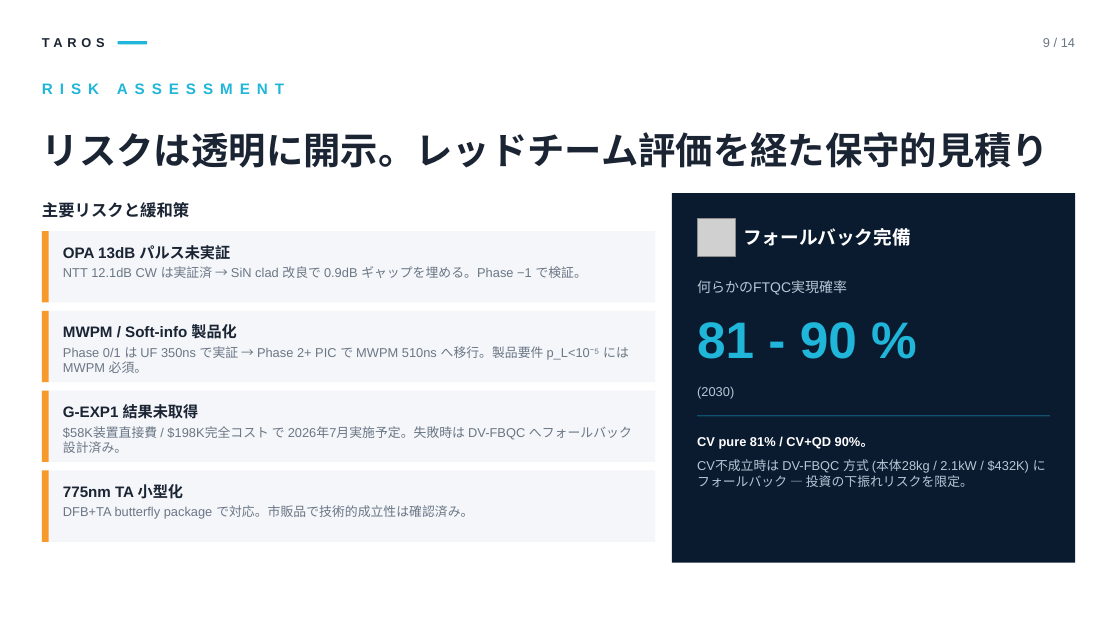
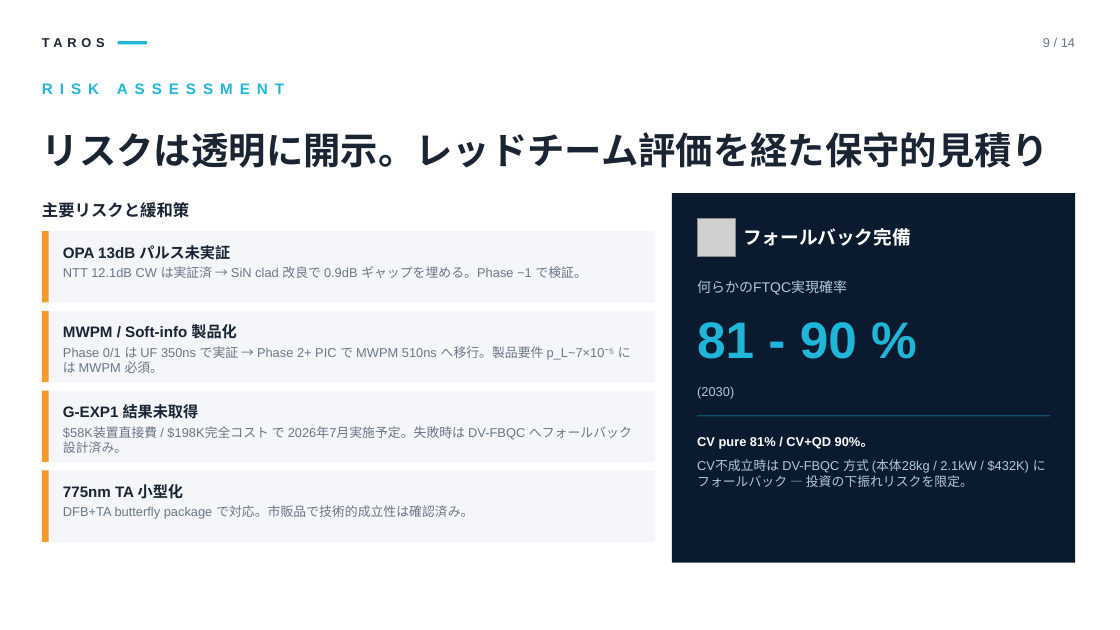
Before and after one commit to TomohiroTani28/Taros, a slide deck: slide 9 of assets/TAROS_Investor_Pitch_Revised.pptx. Drawn at 1120x630 pixels with LibreOffice and Linux fonts; fonts in the diff are those of the drawing; grey boxes stand for pictures. Boxes give left, top, right and bottom in pixels: in the first picture for what was removed or moved away, otherwise in the second. Text is boxed around its words. In the diff, an @@ line names an element or a change of style, - is before the commit and + after.

```diff
--- a/assets/TAROS_Investor_Pitch_Revised.pptx
+++ b/assets/TAROS_Investor_Pitch_Revised.pptx
@@ text at [63,346,631,373]: text changed @@
-Phase 0/1 は UF 350ns で実証 → Phase 2+ PIC で MWPM 510ns へ移行。製品要件 p_L<10⁻⁵ には MWPM 必須。
+Phase 0/1 は UF 350ns で実証 → Phase 2+ PIC で MWPM 510ns へ移行。製品要件 p_L~7×10⁻⁵ には MWPM 必須。
```
Also in this commit, not shown: 7 other slides changed, 2 other files.
